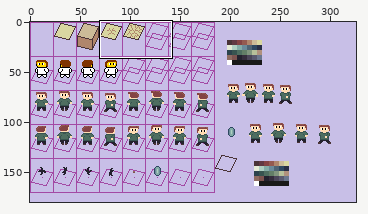
Two versions of one sprite sheet, images/tilesRaw.png. Above: a wide view before the commit, with the close-up outlined.
Close-up. Before the edit:
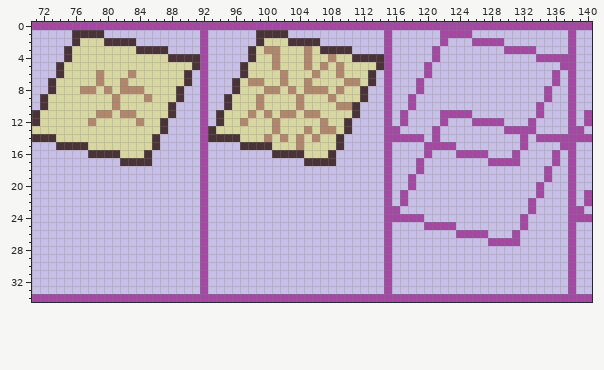
The file is 326x180 pixels. Shown: x 71..140, y 0..34.
The same view after the edit:
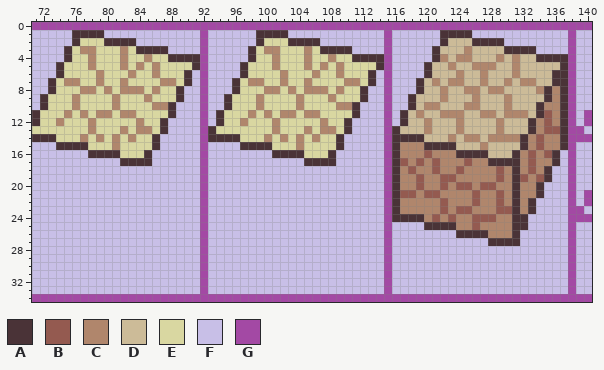
Palette (. is transparent): A #4a3337  B #945a50  C #b0866c  D #ccbb98  E #d9d7a1  F #c8bfe7  G #a349a4
Difference:
y 1: x 122..125 GGGG -> AAAA
y 2: x 122..129 GFFFGGGG -> ADDDAAAA
y 3: x 77..78 EE -> CC; x 82 E -> C; x 121..133 GFFFFFFFFGGGG -> ADDDCDDDDAAAA
y 4: x 78 E -> C; x 82 E -> C; x 85 E -> C; x 121..137 GFFFFFFFFFFFFGGGG -> ACDCCDDDCDCDDAAAA
y 5: x 78 E -> C; x 82 E -> C; x 84 E -> C; x 86 E -> C; x 120..137 GFFFFFFFFFFFFFFFFG -> ADDCDDCCCDDCDDDDDA
y 6: x 86 E -> C; x 120..137 GFFFFFFFFFFFFFFFGF -> ADDDCDDCDDDCDDDDAA
y 7: x 75..76 EE -> CC; x 87..88 EE -> CC; x 119..137 GFFFFFFFFFFFFFFFFGF -> ADCDCCDDCDDCDCCDDAA
y 8: x 86 E -> C; x 119..137 GFFFFFFFFFFFFFFFGFF -> ADDCDDCCDCCDDDDCACA
y 9: x 76 E -> C; x 118..137 GFFFFFFFFFFFFFFFFGFF -> ADDDCDDDCDDDCDDDDACA
y 10: x 76 E -> C; x 86..87 EE -> CC; x 118..137 GFFFFFFFFFFFFFFFGFFF -> ADCCDDDCCDDDCDDDACCA
y 11: x 75 E -> C; x 77 E -> C; x 117..137 GFFFFGGGGFFFFFFFFGFFF -> ADCDDCCCDDCCDCCCDABCA
y 12: x 74 E -> C; x 117..137 GFFFFGFFFGGGGFFFGFFFF -> ADDCDDDCDDDDCDDDACBCA
y 13: x 78 E -> C; x 82 E -> C; x 84..85 EE -> CC; x 116..137 GFFFFGFFFFFFFFGGGGFFFF -> ADDDCDDDCDDDDCDDDACBBA
y 14: x 77 E -> C; x 79 E -> C; x 81 E -> C; x 83 E -> C; x 116..137 GGGGFGFFFFFFFFFFGFGGGG -> AAAADDDCDCCDCCCCACBCCA
y 15: x 81 E -> C; x 116..137 FFFFGGGGFFFFFFFFGFFFFG -> ACCCAAAADDDCDDDDACBCCA
y 16: x 116..136 FFFFGFFFGGGGFFFGFFFFG -> ACCCBCCCAAAADDDACBCBA
y 17: x 116..136 FFFGFFFFFFFFGGGGFFFFG -> ABCBCBCCCBCCAAAACBCCA
y 18: x 116..135 FFFGFFFFFFFFFFFFFFFG -> ACBCCBCCBCCCCBCACBCA
y 19: x 116..135 FFGFFFFFFFFFFFFFFFFG -> ACCBCCBBCCCCCBCABCBA
y 20: x 116..134 FFGFFFFFFFFFFFFFFFG -> ACCBCCBCBBCBBCCACCA
y 21: x 116..134 FGFFFFFFFFFFFFFFFFG -> ABBCBBCCCCBCCBCACCA
y 22: x 116..133 FGFFFFFFFFFFFFFFFG -> ACCCCCBCCCBCCBCACA
y 23: x 116..133 GFFFFFFFFFFFFFFFFG -> ACCCCCBCBBCCCBBACA
y 24: x 116..132 GGGGFFFFFFFFFFFFG -> AAAACBCBCCBBBCCAA
y 25: x 120..132 GGGGFFFFFFFFG -> AAAACCBCCCCAA
y 26: x 124..131 GGGGFFFG -> AAAACCCA
y 27: x 128..131 GGGG -> AAAA
